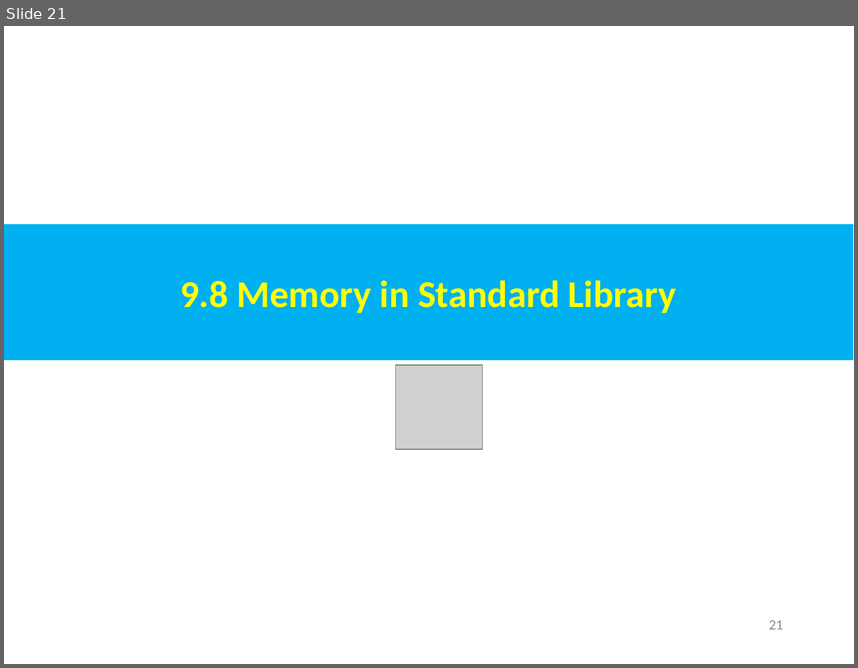
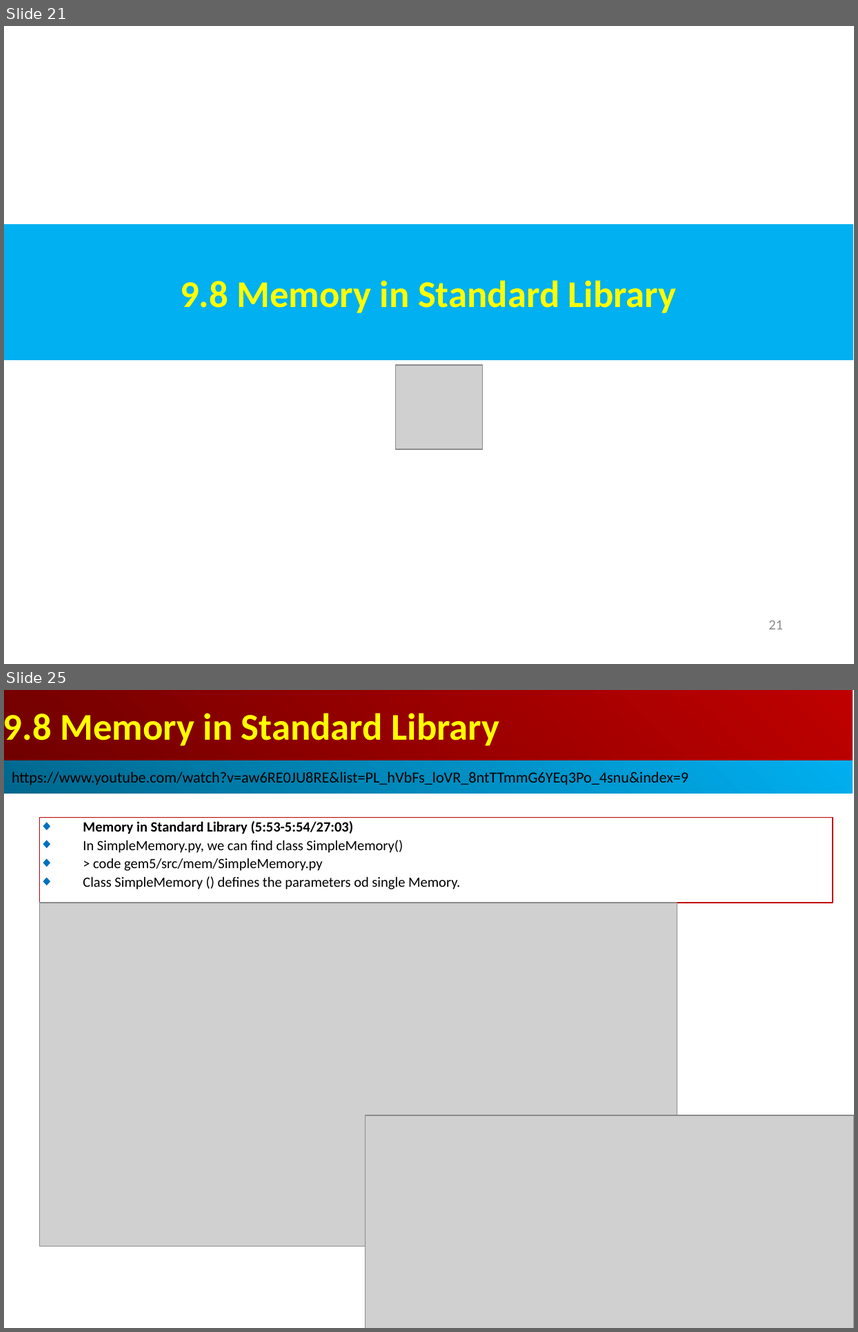
Before and after one commit to peterhchen/AIU_CS850_Gem5_McPAT, a slide deck: 050_Gem5/009.MemMod/000_Video/009.MemMod.ppt. Shown one above the other, each under a label of ours: slide 21 before the commit, slides 21 and 25 after it; the slides between them are not shown. The pictures are 858x668 and 858x1332 pixels, drawn with LibreOffice and Linux fonts; fonts in the diff are those of the drawing; grey boxes stand for pictures. Boxes give left, top, right and bottom in pixels: in the first picture for what was removed or moved away, otherwise in the second. Text is boxed around its words. In the diff, an @@ line names an element or a change of style, - is before the commit and + after.

```diff
--- a/050_Gem5/009.MemMod/000_Video/009.MemMod.ppt
+++ b/050_Gem5/009.MemMod/000_Video/009.MemMod.ppt
@@ slide 25 added at (4,690,854,1328), background #FFFFFF @@
@@ rectangle added at (4,690,853,760), fill gradient #BF0000 to #710000, 32 pt, text #FFFF00, bold @@
+9.8 Memory in Standard Library
@@ rectangle added at (4,760,853,793), fill gradient #00AFEF to #00688E, 13 pt, text #000000 @@
+https://www.youtube.com/watch?v=aw6RE0JU8RE&list=PL_hVbFs_loVR_8ntTTmmG6YEq3Po_4snu&index=9
@@ rectangle added at (40,818,833,903), outline #C00000 0.74 pt, 12 pt, text #000000 @@
+◆ Memory in Standard Library (5:53-5:54/27:03)
+◆ In SimpleMemory.py, we can find class SimpleMemory()
+◆ > code gem5/src/mem/SimpleMemory.py
+◆ Class SimpleMemory () defines the parameters od single Memory.
@@ picture added at (40,903,677,1246) @@
@@ picture added at (366,1115,854,1328) @@
```
Also in this commit, not shown: 1 slide changed, 6 other slides added.
